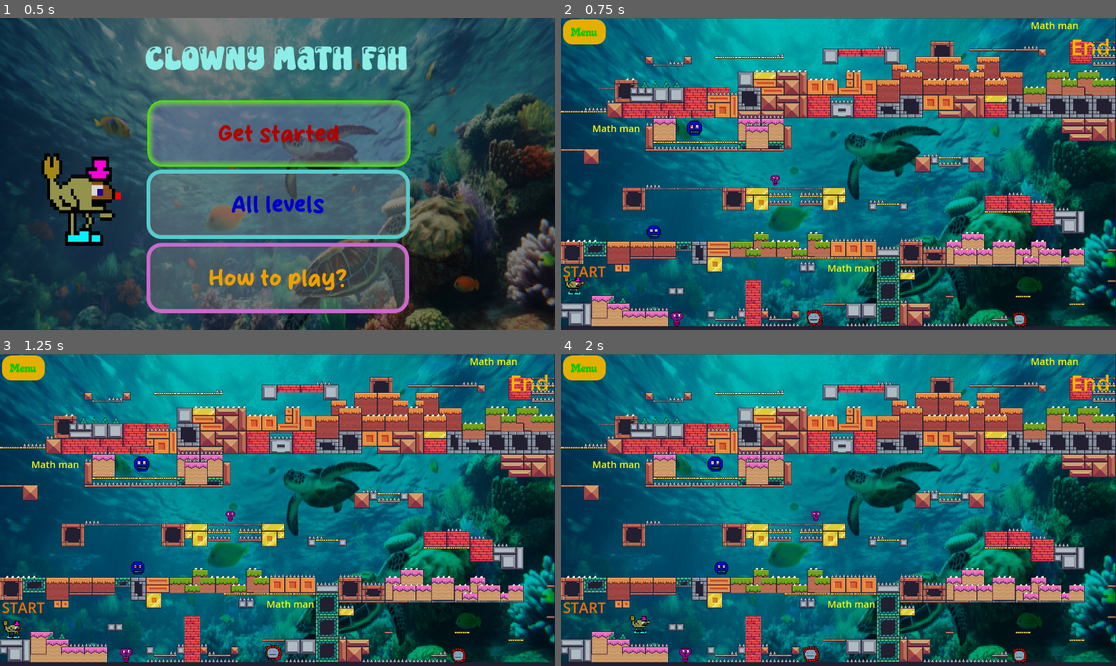
Above: before the commit, frames 1-4 (two rows, left to right).
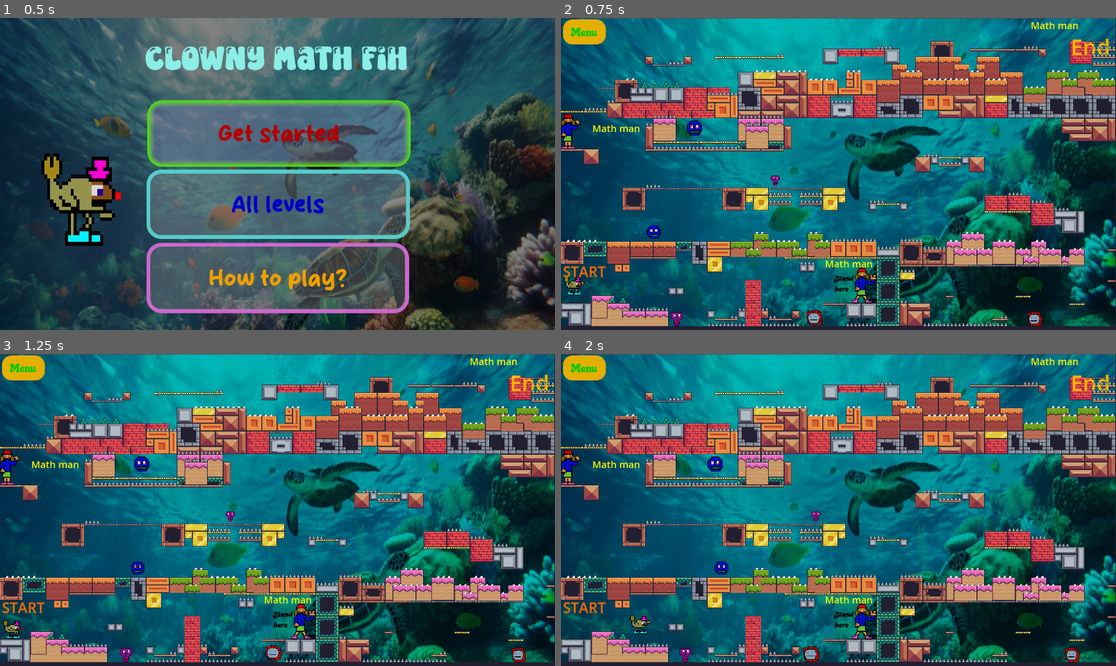
Above: after the commit, the same moments.

Repository: Miguella297/clowny-math-fih
Game: Godot game, scene res://Main menu.tscn
Same seed, same stepped clock (60 frames per second), same inputs: the game is played once before the commit and once after it.
Inputs:
- Up to frame 1 (0.5 s): no input
- Up to frame 2 (0.75 s): click "Get started" at 0.5 s
- Up to frame 3 (1.25 s): no input
- Up to frame 4 (2 s): tap Enter (ui_accept) at 1.25, 1.52 s; hold Right (ui_right) from 1.28 s (still down); tap Alt at 1.35 s

Frame 1 is identical in both runs. In frame 2, 1.0% of the frame differs, in the area x 0-87%, y 30-100%; in frame 3, 1.0%; in frame 4, 1.0%, in the area x 0-94%, y 30-100%.

Commit message:
Working on the math bots

Diff:
--- /dev/null
+++ b/area_2d_10.gd
@@ -0,0 +1,17 @@
+extends Area2D
+
+#Path to the new scene you want to load
+@export var target_scene_path: String = "res://math question.tscn"
+
+func _ready():
+	#Connect the signal (if not already connected in the editor)
+	connect("body_entered", _on_body_entered)
+
+func _on_body_entered(body):
+	# Check if the body is in your player (assuming its a Kinematicbody2D or a Characterbody2D)
+
+	if body.is_in_group("Player"):
+		call_deferred("_fix")
+
+func _fix():
+	get_tree().change_scene_to_file(target_scene_path)
--- /dev/null
+++ b/area_2d_9.gd
@@ -0,0 +1,17 @@
+extends Area2D
+
+#Path to the new scene you want to load
+@export var target_scene_path: String = "res://deathscene.tscn"
+
+func _ready():
+	# Connect the signal (if not already connected in the editor)
+	connect("body_entered", _on_body_entered)
+
+func _on_body_entered(body):
+	# Check if the body is in your player (assuming its a Kinematicbody2D or a Characterbody2D)
+
+	if body.is_in_group("Player"):
+		call_deferred("_fix")
+
+func _fix():
+	get_tree().change_scene_to_file(target_scene_path)
--- a/enemy1.tscn
+++ b/enemy1.tscn
@@ -8,6 +8,7 @@
 [ext_resource type="Script" uid="uid://b3a2nxbcwk5qg" path="res://area_2d_7.gd" id="6_ewymi"]
 [ext_resource type="Texture2D" uid="uid://cig0dheo80rfo" path="res://googly eyes.png" id="7_5o1f5"]
 [ext_resource type="Script" uid="uid://2jpxra3n6quf" path="res://area_2d_8.gd" id="8_mi564"]
+[ext_resource type="Script" uid="uid://b3k43pp5otyx3" path="res://area_2d_9.gd" id="9_tnyew"]
 
 [sub_resource type="AtlasTexture" id="AtlasTexture_g51g3"]
 atlas = ExtResource("1_45pq5")
@@ -209,6 +210,44 @@
 [sub_resource type="CapsuleShape2D" id="CapsuleShape2D_5o1f5"]
 radius = 15.36
 height = 32.0001
+
+[sub_resource type="Animation" id="Animation_0mdy6"]
+resource_name = "new_animation"
+length = 2.0
+loop_mode = 1
+tracks/0/type = "value"
+tracks/0/imported = false
+tracks/0/enabled = true
+tracks/0/path = NodePath("../..:position")
+tracks/0/interp = 1
+tracks/0/loop_wrap = true
+tracks/0/keys = {
+"times": PackedFloat32Array(0, 1),
+"transitions": PackedFloat32Array(1, 1),
+"update": 0,
+"values": [Vector2(1024, 0), Vector2(1290, 0)]
+}
+
+[sub_resource type="Animation" id="Animation_n3e72"]
+length = 0.001
+tracks/0/type = "value"
+tracks/0/imported = false
+tracks/0/enabled = true
+tracks/0/path = NodePath("../..:position")
+tracks/0/interp = 1
+tracks/0/loop_wrap = true
+tracks/0/keys = {
+"times": PackedFloat32Array(0),
+"transitions": PackedFloat32Array(1),
+"update": 0,
+"values": [Vector2(1024, 0)]
+}
+
+[sub_resource type="AnimationLibrary" id="AnimationLibrary_s5rup"]
+_data = {
+&"RESET": SubResource("Animation_n3e72"),
+&"new_animation": SubResource("Animation_0mdy6")
+}
 
 [sub_resource type="AtlasTexture" id="AtlasTexture_mi564"]
 atlas = ExtResource("7_5o1f5")
@@ -426,7 +465,7 @@
 
 [node name="AnimatedSprite2D4" type="AnimatedSprite2D" parent="."]
 texture_filter = 1
-position = Vector2(1024, 1)
+position = Vector2(1024, 0)
 scale = Vector2(1.5625, 1.625)
 sprite_frames = SubResource("SpriteFrames_mi564")
 
@@ -439,9 +478,13 @@
 
 [node name="AnimationPlayer4" type="AnimationPlayer" parent="."]
 root_node = NodePath("../AnimatedSprite2D4/Area2D7/CollisionShape2D")
+libraries = {
+&"": SubResource("AnimationLibrary_s5rup")
+}
+autoplay = "new_animation"
 
 [node name="Marker2D3" type="Marker2D" parent="."]
-position = Vector2(1290, 1)
+position = Vector2(1290, 0)
 
 [node name="AnimatedSprite2D5" type="AnimatedSprite2D" parent="."]
 texture_filter = 1
@@ -478,14 +521,15 @@
 frame = 1
 frame_progress = 0.786162
 
-[node name="Area2D" type="Area2D" parent="AnimatedSprite2D6"]
-
-[node name="CollisionShape2D" type="CollisionShape2D" parent="AnimatedSprite2D6/Area2D"]
+[node name="Area2D9" type="Area2D" parent="AnimatedSprite2D6"]
+script = ExtResource("9_tnyew")
+
+[node name="CollisionShape2D" type="CollisionShape2D" parent="AnimatedSprite2D6/Area2D9"]
 position = Vector2(-0.876717, -0.450705)
 shape = SubResource("CircleShape2D_mi564")
 
 [node name="AnimationPlayer6" type="AnimationPlayer" parent="."]
-root_node = NodePath("../AnimatedSprite2D6/Area2D/CollisionShape2D")
+root_node = NodePath("../AnimatedSprite2D6/Area2D9/CollisionShape2D")
 libraries = {
 &"": SubResource("AnimationLibrary_0mdy6")
 }
--- a/level1.tscn
+++ b/level1.tscn
@@ -12,6 +12,8 @@
 [ext_resource type="Script" uid="uid://bgsruvxgyiweo" path="res://area_2d_2.gd" id="10_5j5gb"]
 [ext_resource type="Script" uid="uid://ddwnrj4b083r7" path="res://area_2d_3.gd" id="11_mx85b"]
 [ext_resource type="PackedScene" uid="uid://bdw00a65mnrca" path="res://enemy1.tscn" id="12_hx44q"]
+[ext_resource type="PackedScene" uid="uid://coty38cwijcbx" path="res://math men.tscn" id="13_n8vhr"]
+[ext_resource type="FontFile" uid="uid://clk6gu1ghtl6h" path="res://Melt-Swashes.ttf" id="14_eqrsh"]
 
 [sub_resource type="TileSetAtlasSource" id="TileSetAtlasSource_ootpb"]
 texture = ExtResource("2_dopym")
@@ -738,10 +740,10 @@
 scale = Vector2(0.7, 0.7)
 
 [node name="Label3" type="Label" parent="."]
-offset_left = 553.0
-offset_top = 505.0
-offset_right = 653.0
-offset_bottom = 533.0
+offset_left = 548.0
+offset_top = 496.0
+offset_right = 648.0
+offset_bottom = 524.0
 pivot_offset = Vector2(-1098, 288)
 theme_override_colors/font_color = Color(1, 0.972549, 0, 1)
 theme_override_font_sizes/font_size = 20
@@ -765,4 +767,19 @@
 theme_override_font_sizes/font_size = 20
 text = "Math man"
 
+[node name="Node2D2" parent="." instance=ExtResource("13_n8vhr")]
+position = Vector2(650, 566)
+
+[node name="Label6" type="Label" parent="."]
+offset_left = 568.0
+offset_top = 531.0
+offset_right = 653.0
+offset_bottom = 603.0
+theme_override_colors/font_color = Color(0, 0, 0, 1)
+theme_override_fonts/font = ExtResource("14_eqrsh")
+theme_override_font_sizes/font_size = 15
+text = "Stand
+here
+"
+
 [connection signal="pressed" from="Button" to="." method="_on_button_pressed"]
--- /dev/null
+++ b/math men.tscn
@@ -0,0 +1,79 @@
+[gd_scene load_steps=10 format=3 uid="uid://coty38cwijcbx"]
+
+[ext_resource type="Texture2D" uid="uid://c66k75n4ul216" path="res://Math man.png" id="1_twdkm"]
+[ext_resource type="Script" uid="uid://xo5kq1peaum" path="res://area_2d_10.gd" id="2_txaw4"]
+
+[sub_resource type="AtlasTexture" id="AtlasTexture_txaw4"]
+atlas = ExtResource("1_twdkm")
+region = Rect2(0, 0, 64, 64)
+
+[sub_resource type="AtlasTexture" id="AtlasTexture_7week"]
+atlas = ExtResource("1_twdkm")
+region = Rect2(0, 64, 64, 64)
+
+[sub_resource type="SpriteFrames" id="SpriteFrames_m1rv1"]
+animations = [{
+"frames": [{
+"duration": 1.0,
+"texture": SubResource("AtlasTexture_txaw4")
+}, {
+"duration": 1.0,
+"texture": SubResource("AtlasTexture_7week")
+}],
+"loop": true,
+"name": &"default",
+"speed": 5.0
+}]
+
+[sub_resource type="RectangleShape2D" id="RectangleShape2D_twdkm"]
+size = Vector2(17.8367, 48.8085)
+
+[sub_resource type="AtlasTexture" id="AtlasTexture_m1rv1"]
+atlas = ExtResource("1_twdkm")
+region = Rect2(0, 0, 64, 64)
+
+[sub_resource type="AtlasTexture" id="AtlasTexture_64u6x"]
+atlas = ExtResource("1_twdkm")
+region = Rect2(0, 64, 64, 64)
+
+[sub_resource type="SpriteFrames" id="SpriteFrames_rpjxs"]
+animations = [{
+"frames": [{
+"duration": 1.0,
+"texture": SubResource("AtlasTexture_m1rv1")
+}, {
+"duration": 1.0,
+"texture": SubResource("AtlasTexture_64u6x")
+}],
+"loop": true,
+"name": &"default",
+"speed": 5.0
+}]
+
+[node name="Node2D" type="Node2D"]
+
+[node name="AnimatedSprite2D" type="AnimatedSprite2D" parent="."]
+texture_filter = 1
+position = Vector2(1, -1)
+scale = Vector2(1.53125, 1.46875)
+sprite_frames = SubResource("SpriteFrames_m1rv1")
+autoplay = "default"
+frame_progress = 0.56162
+
+[node name="Area2D10" type="Area2D" parent="AnimatedSprite2D"]
+script = ExtResource("2_txaw4")
+
+[node name="CollisionShape2D" type="CollisionShape2D" parent="AnimatedSprite2D/Area2D10"]
+position = Vector2(-36.7959, -5.55319)
+scale = Vector2(1, 1)
+shape = SubResource("RectangleShape2D_twdkm")
+
+[node name="AnimatedSprite2D2" type="AnimatedSprite2D" parent="."]
+texture_filter = 1
+position = Vector2(-609, -321)
+scale = Vector2(1.53125, 1.45313)
+sprite_frames = SubResource("SpriteFrames_rpjxs")
+
+[node name="Area2D11" type="Area2D" parent="AnimatedSprite2D2"]
+
+[node name="CollisionShape2D" type="CollisionShape2D" parent="AnimatedSprite2D2/Area2D11"]
--- /dev/null
+++ b/math question.tscn
@@ -0,0 +1,3 @@
+[gd_scene format=3 uid="uid://b7wt5daquc6r7"]
+
+[node name="Node2D" type="Node2D"]
--- /dev/null
+++ b/math question2.tscn
@@ -0,0 +1,3 @@
+[gd_scene format=3 uid="uid://cu0j876erv7ym"]
+
+[node name="Node2D" type="Node2D"]
--- /dev/null
+++ b/math question3.tscn
@@ -0,0 +1,3 @@
+[gd_scene format=3 uid="uid://61rddyyqjdx8"]
+
+[node name="Node2D" type="Node2D"]
Binary file added: Math man.png
Not shown, added: Math man.png.import
Not shown, added: area_2d_10.gd.uid
Not shown, added: area_2d_9.gd.uid
Not shown: 1 places in enemy1.tscn that only renumber resources
Not shown: 1 places in level1.tscn that only renumber resources
